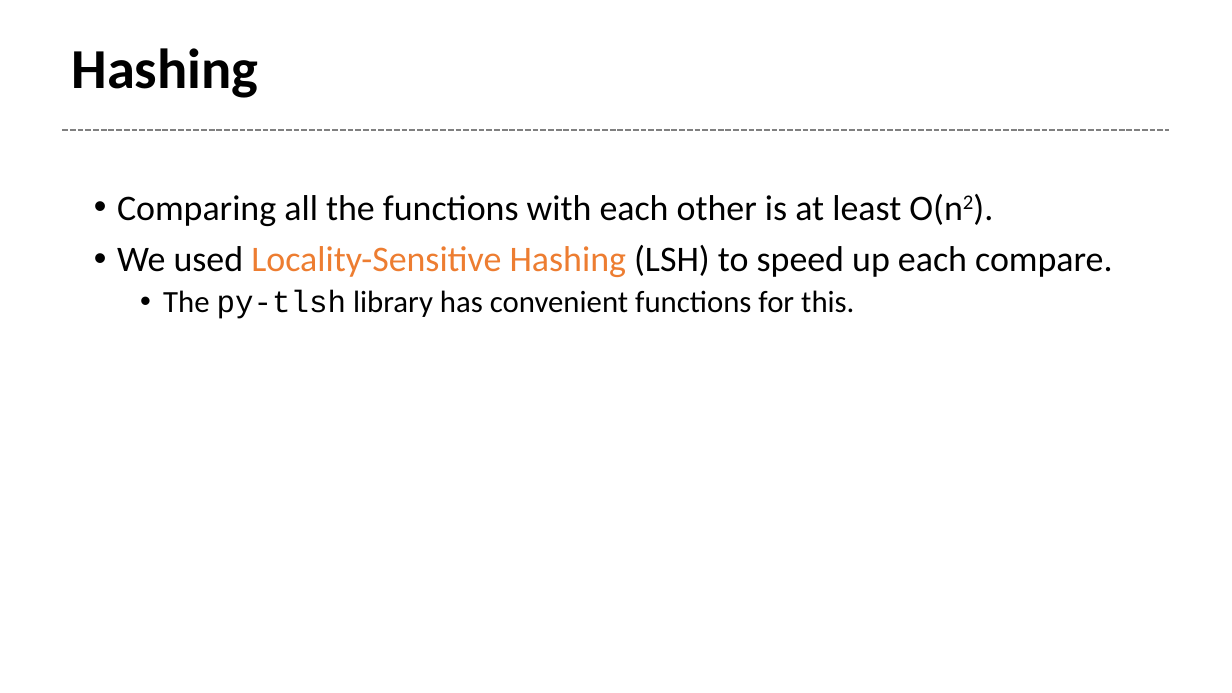
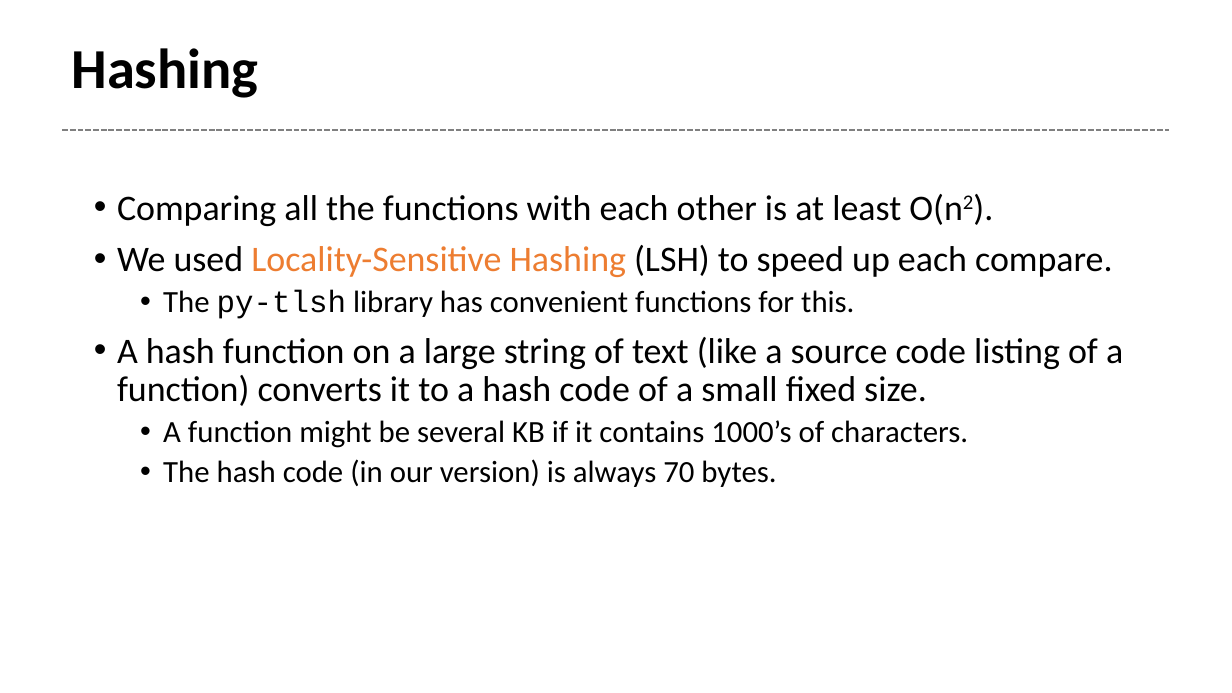
Before and after one commit to Tetricz/CodeCloneDetector, a slide deck: slide 3 of presentation.pptx. Drawn at 1232x693 pixels with LibreOffice and Linux fonts; fonts in the diff are those of the drawing. Boxes give left, top, right and bottom in pixels: in the first picture for what was removed or moved away, otherwise in the second. Text is boxed around its words. In the diff, an @@ line names an element or a change of style, - is before the commit and + after.

```diff
--- a/presentation.pptx
+++ b/presentation.pptx
@@ text at (117,337,1123,487): paragraphs added @@
+• A hash function on a large string of text (like a source code listing of a function) converts it to a hash code of a small fixed size.
+  • A function might be several KB if it contains 1000’s of characters.
+  • The hash code (in our version) is always 70 bytes.
```
Also in this commit, not shown: 1 other slide changed.
